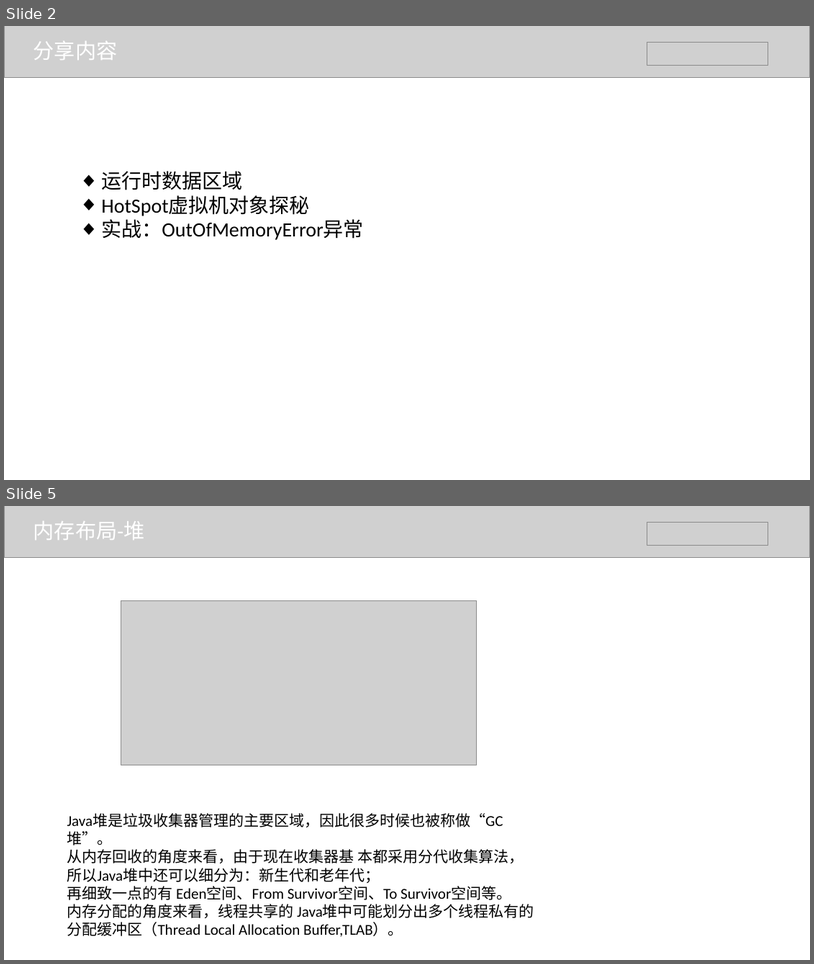
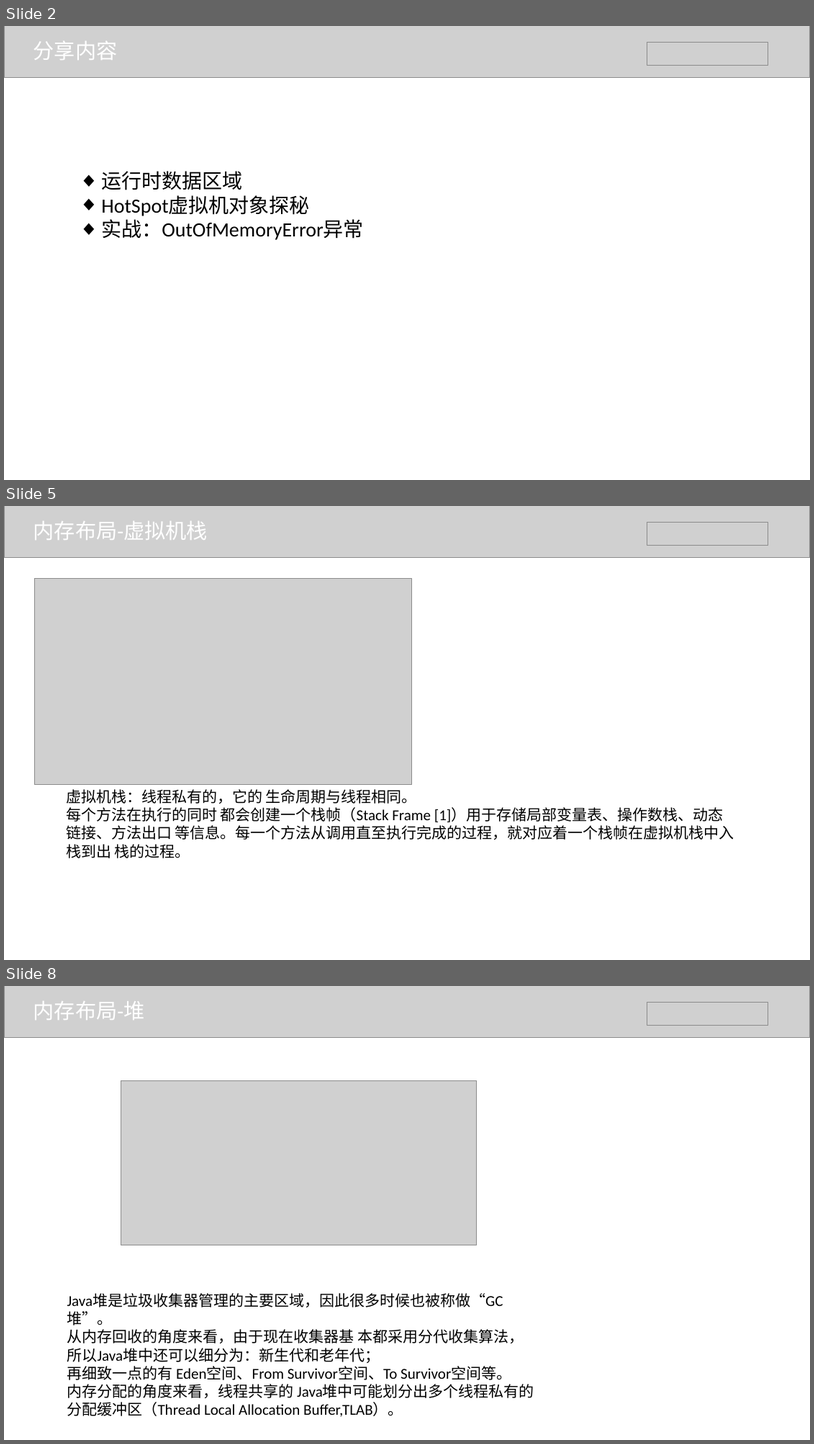
Before and after one commit to BraveMing/transfer-station, a slide deck: jvm/jvm内存管理-谭维明.pptx. Shown one above the other, each under a label of ours: slides 2 and 5 before the commit, slides 2, 5 and 8 after it; the slides between them are not shown. The pictures are 814x964 and 814x1444 pixels, drawn with LibreOffice and Linux fonts; fonts in the diff are those of the drawing; grey boxes stand for pictures. Boxes give left, top, right and bottom in pixels: in the first picture for what was removed or moved away, otherwise in the second. Text is boxed around its words. In the diff, an @@ line names an element or a change of style, - is before the commit and + after.

```diff
--- a/jvm/jvm内存管理-谭维明.pptx
+++ b/jvm/jvm内存管理-谭维明.pptx
@@ slide 5 added at bbox=[4, 506, 810, 960], background #FFFFFF @@
@@ picture added at bbox=[4, 506, 810, 557] @@
@@ text added at bbox=[34, 521, 208, 540], 25 pt, text #FFFFFF @@
+内存布局-虚拟机栈
@@ picture added at bbox=[647, 523, 769, 545] @@
@@ picture added at bbox=[34, 578, 412, 784] @@
@@ text added at bbox=[66, 789, 735, 858], 18 pt, text #000000 @@
+虚拟机栈：线程私有的，它的 生命周期与线程相同。
+每个方法在执行的同时 都会创建一个栈帧（Stack Frame [1]）用于存储局部变量表、操作数栈、动态链接、方法出口 等信息。每一个方法从调用直至执行完成的过程，就对应着一个栈帧在虚拟机栈中入栈到出 栈的过程。
@@ what was slide 5 is now slide 8 @@
```
Also in this commit, not shown: 2 slides changed, 6 other slides added.
